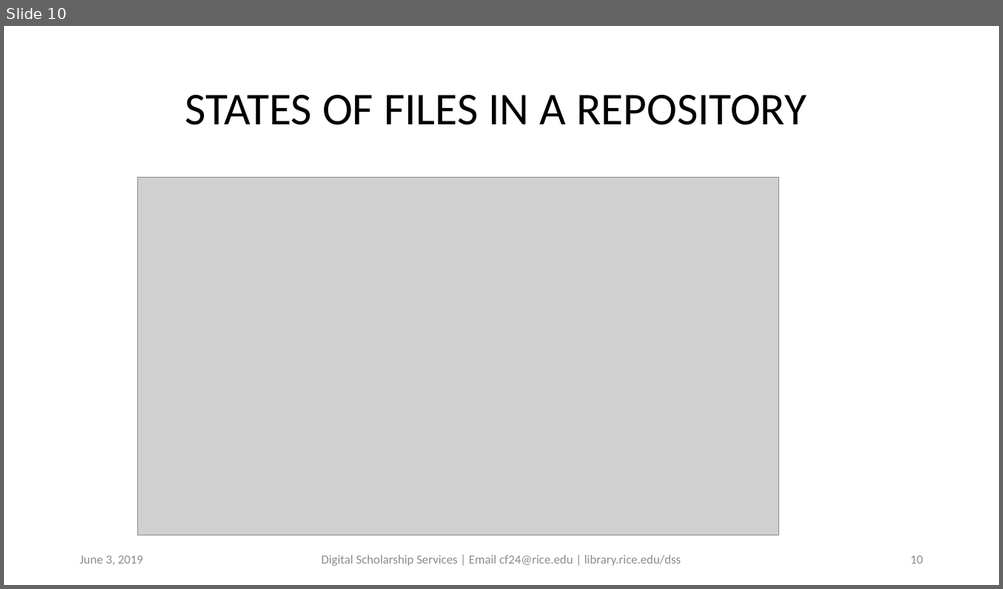
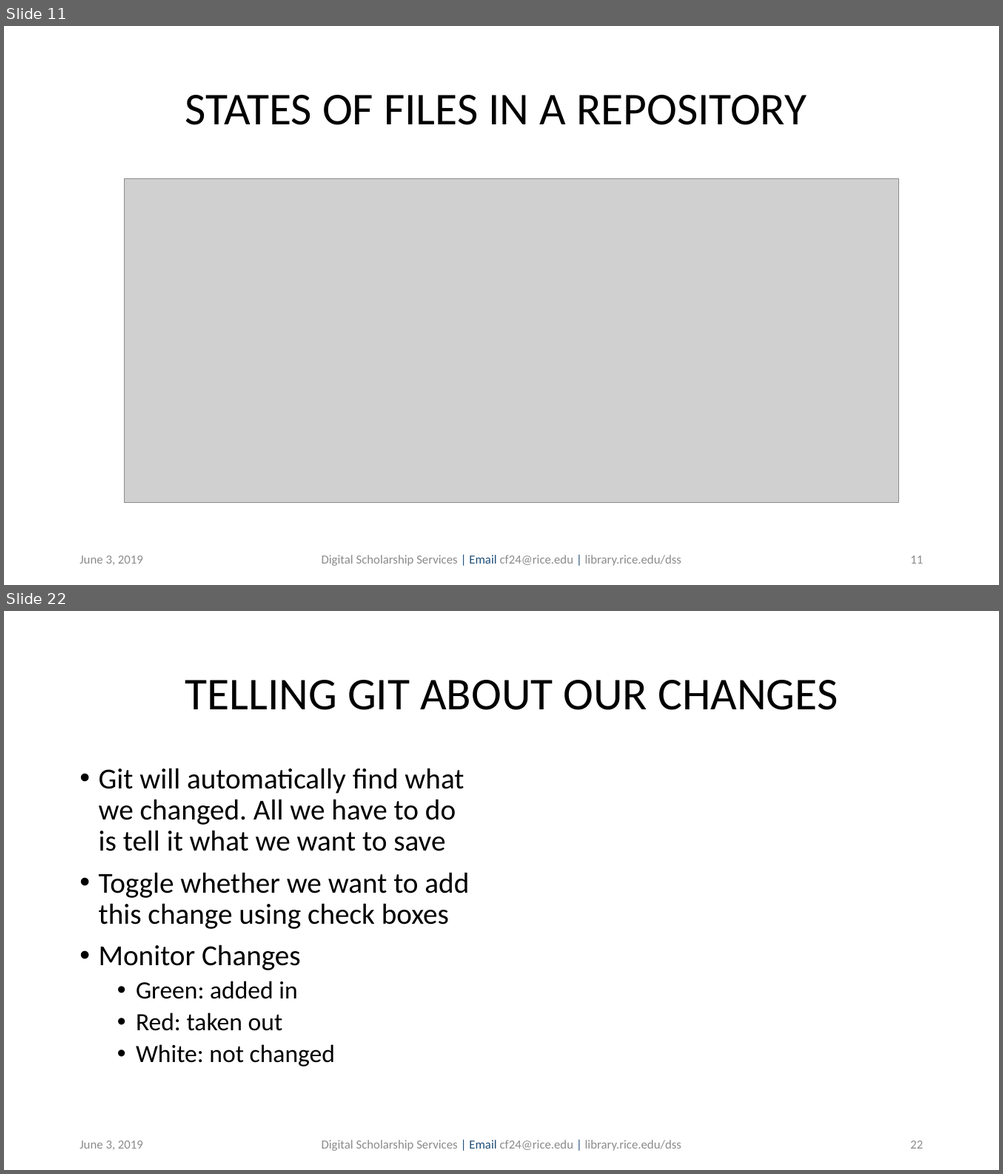
Before and after one commit to bakitybacon/rice-data-and-donuts, a slide deck: github/Introduction to Git & Github.pptx. Shown one above the other, each under a label of ours: slide 10 before the commit, slides 11 and 22 after it; the slides between them are not shown. The pictures are 1003x589 and 1003x1174 pixels, drawn with LibreOffice and Linux fonts; fonts in the diff are those of the drawing; grey boxes stand for pictures; background and template pictures are left out. Boxes give left, top, right and bottom in pixels: in the first picture for what was removed or moved away, otherwise in the second. Text is boxed around its words. In the diff, an @@ line names an element or a change of style, - is before the commit and + after.

```diff
--- a/github/Introduction to Git & Github.pptx
+++ b/github/Introduction to Git & Github.pptx
@@ slide 22 added at (x1=4, y1=611, x2=999, y2=1170), background #FFFFFF @@
@@ title added at (x1=185, y1=680, x2=837, y2=710), 44 pt, text #000000 @@
+TELLING GIT ABOUT OUR CHANGES
@@ text added at (x1=99, y1=768, x2=469, y2=1067), 28 pt, text #000000 @@
+• Git will automatically find what we changed. All we have to do is tell it what we want to save
+• Toggle whether we want to add this change using check boxes
+• Monitor Changes
+  • Green: added in
+  • Red: taken out
+  • White: not changed
@@ text added at (x1=79, y1=1141, x2=143, y2=1150), 12 pt, text #8C8C8C @@
+June 3, 2019
@@ text added at (x1=321, y1=1140, x2=681, y2=1151), 12 pt, text #8C8C8C @@
+Digital Scholarship Services | Email cf24@rice.edu | library.rice.edu/dss
@@ page number added at (x1=910, y1=1141, x2=922, y2=1149), 12 pt, text #8C8C8C @@
+22
@@ what was slide 10 is now slide 11 @@
@@ slide 11 changed as well @@
@@ picture resized from (x1=137, y1=178, x2=779, y2=536) to (x1=124, y1=179, x2=899, y2=503) @@
@@ text "Digital Scholarship Services | Email ..." at (x1=321, y1=555, x2=681, y2=566): text colour #8C8C8C to #1F4E79 in "| Email |" @@
@@ page number at (x1=910, y1=556, x2=922, y2=564): text changed @@
-10
+11
```
Also in this commit, not shown: 8 other slides changed, 18 other slides added.
